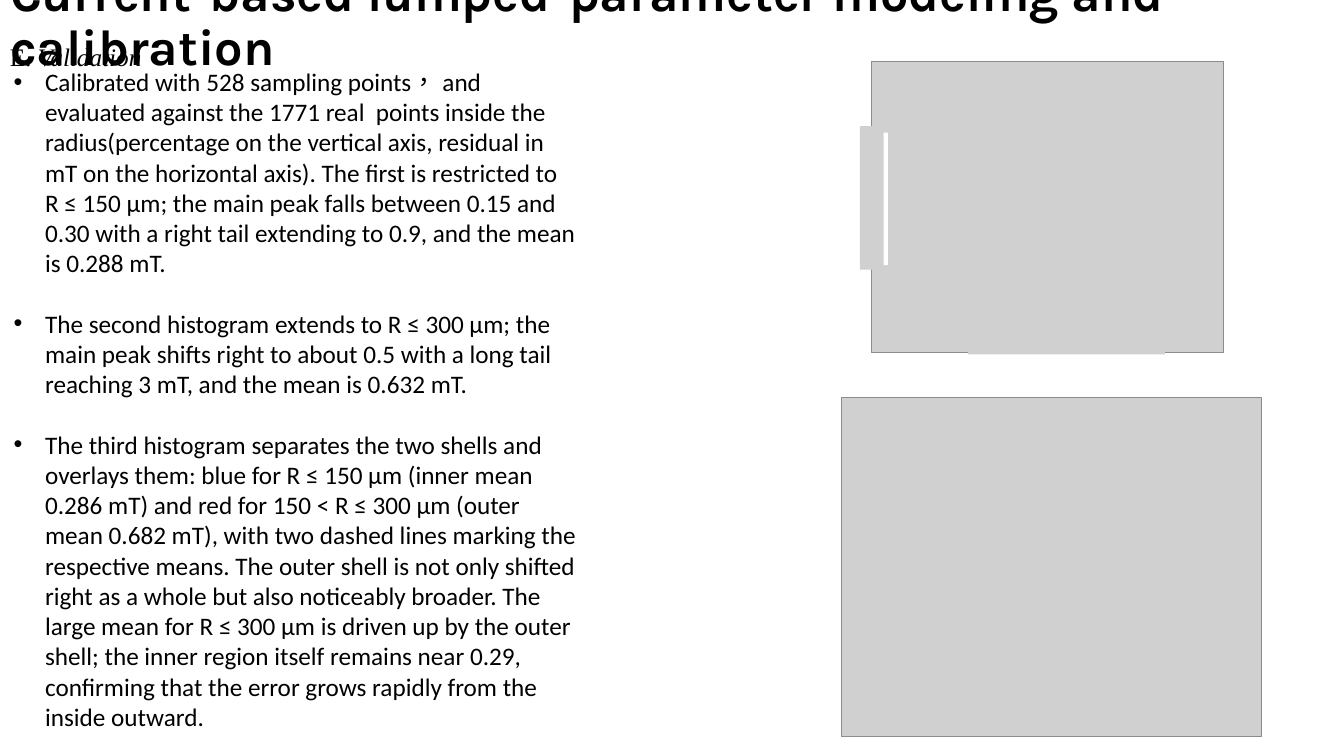
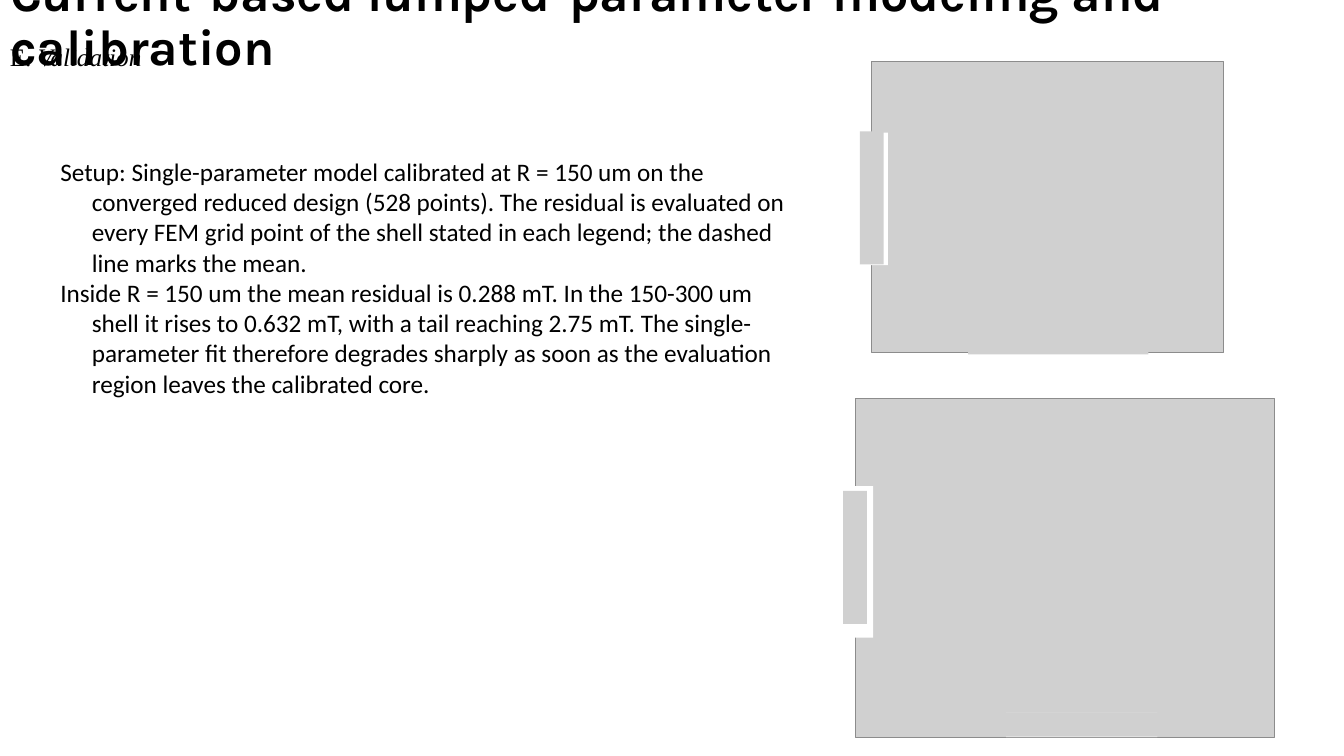
Before and after one commit to sss0933777958-afk/FEM_sim, a slide deck: slide 7 of magnetic_sim/ANSYS/main/figures/Paper_fig_V5.pptx. Drawn at 1344x756 pixels with LibreOffice and Linux fonts; fonts in the diff are those of the drawing; grey boxes stand for pictures. Boxes give left, top, right and bottom in pixels: in the first picture for what was removed or moved away, otherwise in the second. Text is boxed around its words. In the diff, an @@ line names an element or a change of style, - is before the commit and + after.

```diff
--- a/magnetic_sim/ANSYS/main/figures/Paper_fig_V5.pptx
+++ b/magnetic_sim/ANSYS/main/figures/Paper_fig_V5.pptx
@@ text removed at box(45, 73, 575, 727) @@
-• Calibrated with 528 sampling points， and evaluated against the 1771 real points inside the radius(percentage on the vertical axis, residual in mT on the horizontal axis). The first is restricted to R ≤ 150 µm; the main peak falls between 0.15 and 0.30 with a right tail extending to 0.9, and the mean is 0.288 mT.
-• The second histogram extends to R ≤ 300 µm; the main peak shifts right to about 0.5 with a long tail reaching 3 mT, and the mean is 0.632 mT.
-• The third histogram separates the two shells and overlays them: blue for R ≤ 150 µm (inner mean 0.286 mT) and red for 150 < R ≤ 300 µm (outer mean 0.682 mT), with two dashed lines marking the respective means. The outer shell is not only shifted right as a whole but also noticeably broader. The large mean for R ≤ 300 µm is driven up by the outer shell; the inner region itself remains near 0.29, confirming that the error grows rapidly from the inside outward.
@@ picture: place and size @@
-picture at box(860, 126, 884, 269)
+picture at box(860, 131, 884, 264)
@@ text added at box(60, 163, 784, 398), 18 pt, text #000000 @@
+Setup: Single-parameter model calibrated at R = 150 um on the converged reduced design (528 points). The residual is evaluated on every FEM grid point of the shell stated in each legend; the dashed line marks the mean.
+Inside R = 150 um the mean residual is 0.288 mT. In the 150-300 um shell it rises to 0.632 mT, with a tail reaching 2.75 mT. The single-parameter fit therefore degrades sharply as soon as the evaluation region leaves the calibrated core.
@@ picture: place and size @@
-picture at box(968, 331, 1165, 355)
+picture at box(968, 331, 1148, 355)
@@ picture: place and size @@
-picture at box(842, 397, 1261, 736)
+picture at box(855, 398, 1274, 737)
@@ picture added at box(843, 491, 867, 624) @@
@@ rectangle added at box(849, 486, 873, 637), fill #FFFFFF @@
```
Also in this commit, not shown: 8 other slides changed, 7 slides added, 33 other files.
